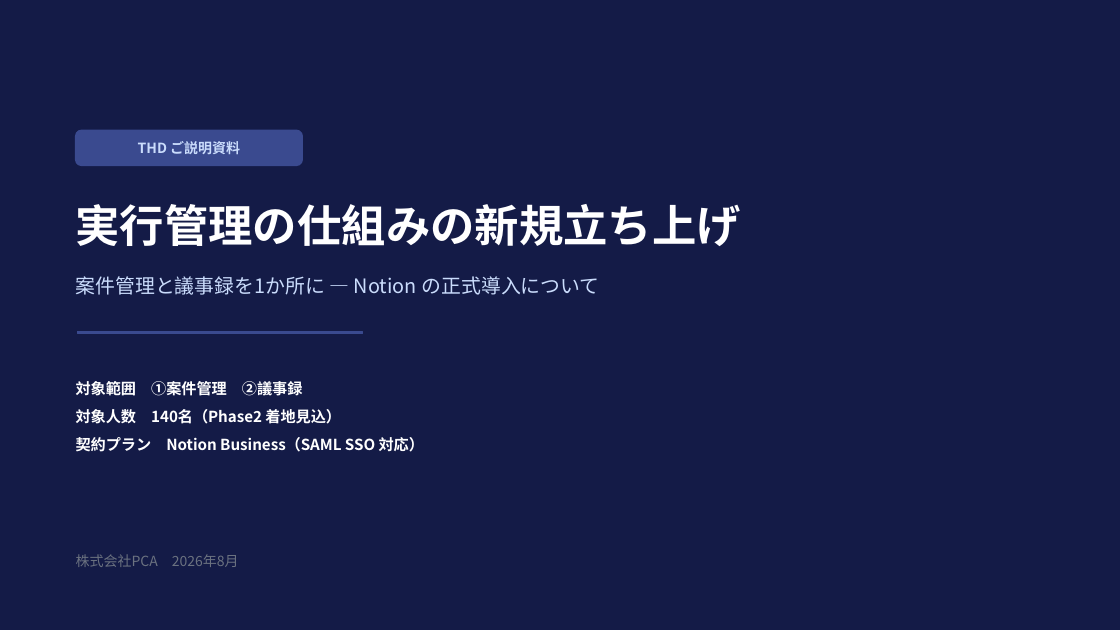
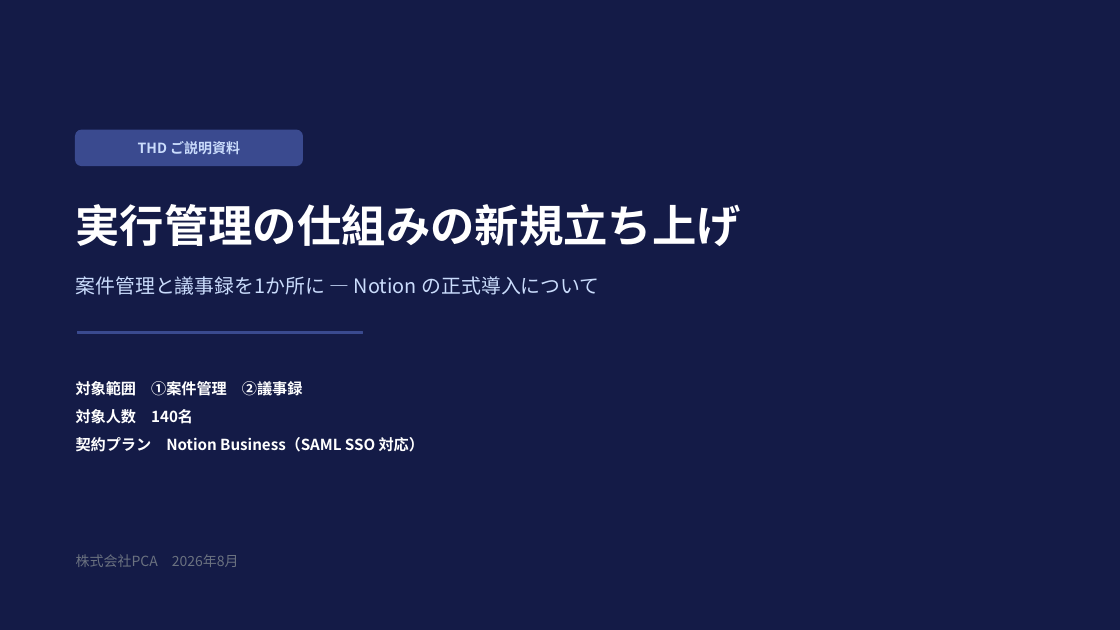
Before and after one commit to nii-d/claude-test, a slide deck: slide 1 of notion-thd-proposal.pptx. Drawn at 1120x630 pixels with LibreOffice and Linux fonts; fonts in the diff are those of the drawing. Boxes give left, top, right and bottom in pixels: in the first picture for what was removed or moved away, otherwise in the second. Text is boxed around its words. In the diff, an @@ line names an element or a change of style, - is before the commit and + after.

```diff
--- a/notion-thd-proposal.pptx
+++ b/notion-thd-proposal.pptx
@@ text at (x1=76, y1=409, x2=193, y2=424): text changed @@
-対象人数 140名（Phase2 着地見込）
+対象人数 140名
```
Also in this commit, not shown: 25 other slides changed, 4 slides added, 2 slides removed, 1 other file.
